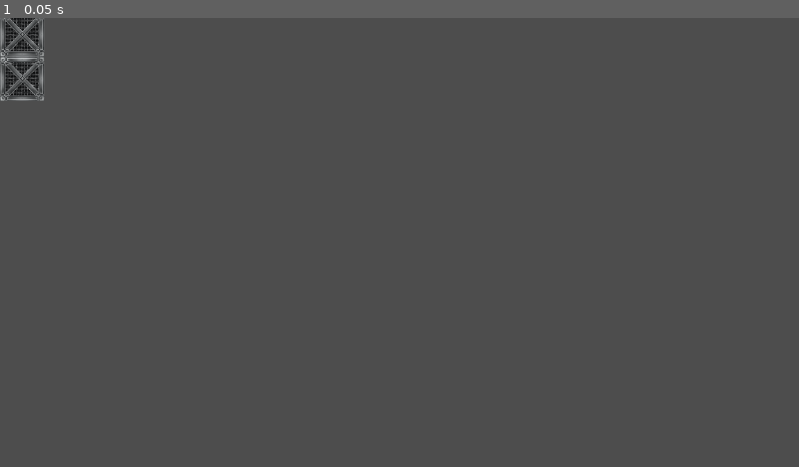
Above: before the commit, frame 1.
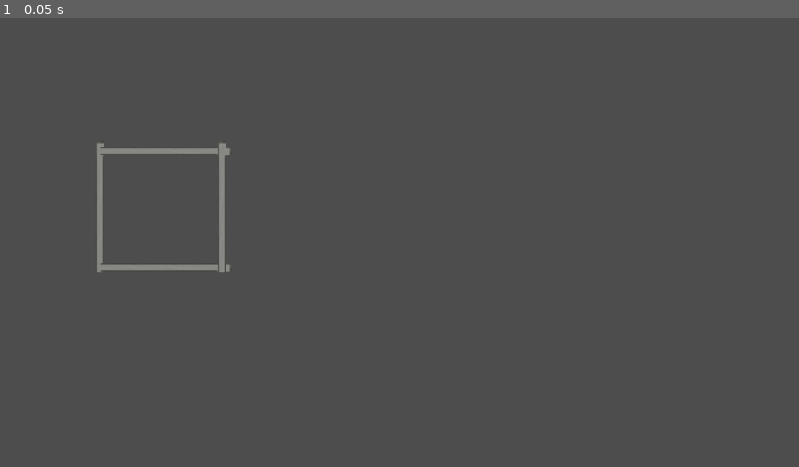
Above: after the commit, the same moment.

Repository: IsaacCepasDeFrutos/IntoTheAlienMaze
Game: Godot game, scene res://mapa.tscn
Same seed, same stepped clock (60 frames per second), same inputs: the game is played once before the commit and once after it. The project has no main scene, so this scene is started directly.
Inputs:
- Up to frame 1 (0.05 s): no input

The runs differ from the first frame. In frame 1, 1.3% of the frame differs, in the area x 0-29%, y 0-57%.

Commit message:
pRUEBA PAREDES

Diff:
--- a/intothealienmaze/mapa.tscn
+++ b/intothealienmaze/mapa.tscn
@@ -1,25 +1,65 @@
-[gd_scene load_steps=3 format=3 uid="uid://dli2j71g5eg5g"]
+[gd_scene load_steps=5 format=3 uid="uid://dli2j71g5eg5g"]
 
 [ext_resource type="Texture2D" uid="uid://cwy7taasnn3mk" path="res://sprites/sprite/suelo1.png" id="1_qjnva"]
+[ext_resource type="Texture2D" uid="uid://by7bbh6llq0hu" path="res://sprites/sprite/pared_izquierda1.png" id="2_1nbas"]
 
 [sub_resource type="RectangleShape2D" id="RectangleShape2D_iitvh"]
 size = Vector2(64, 64)
 
+[sub_resource type="RectangleShape2D" id="RectangleShape2D_pl3wr"]
+size = Vector2(6.86956, 50.2545)
+
 [node name="Node2D" type="Node2D"]
+position = Vector2(72, 40)
 
 [node name="TileMap" type="TileMap" parent="."]
 format = 2
 
-[node name="Sprite2D" type="Sprite2D" parent="TileMap"]
-position = Vector2(32, 24)
+[node name="Sprite2D2" type="Sprite2D" parent="TileMap"]
+position = Vector2(-120, 104)
 texture = ExtResource("1_qjnva")
 
-[node name="CollisionShape2D" type="CollisionShape2D" parent="TileMap/Sprite2D"]
+[node name="CollisionShape2D" type="CollisionShape2D" parent="TileMap/Sprite2D2"]
 shape = SubResource("RectangleShape2D_iitvh")
 
-[node name="Sprite2D" type="Sprite2D" parent="TileMap/Sprite2D"]
-position = Vector2(0, 64)
-texture = ExtResource("1_qjnva")
+[node name="Sprite2D3" type="Sprite2D" parent="TileMap"]
+position = Vector2(72, 232)
+scale = Vector2(1.64286, 3.50926)
+texture = ExtResource("2_1nbas")
 
-[node name="CollisionShape2D" type="CollisionShape2D" parent="TileMap/Sprite2D/Sprite2D"]
-shape = SubResource("RectangleShape2D_iitvh")
+[node name="CollisionShape2D" type="CollisionShape2D" parent="TileMap/Sprite2D3"]
+position = Vector2(0, 2.3304)
+scale = Vector2(1, 1)
+shape = SubResource("RectangleShape2D_pl3wr")
+
+[node name="Sprite2D4" type="Sprite2D" parent="TileMap"]
+position = Vector2(168, 320)
+rotation = 1.5708
+scale = Vector2(1.64286, 3.50926)
+texture = ExtResource("2_1nbas")
+
+[node name="CollisionShape2D" type="CollisionShape2D" parent="TileMap/Sprite2D4"]
+position = Vector2(0, 2.3304)
+scale = Vector2(1, 1)
+shape = SubResource("RectangleShape2D_pl3wr")
+
+[node name="Sprite2D5" type="Sprite2D" parent="TileMap"]
+position = Vector2(168, 152)
+rotation = 1.5708
+scale = Vector2(1.64286, 3.50926)
+texture = ExtResource("2_1nbas")
+
+[node name="CollisionShape2D" type="CollisionShape2D" parent="TileMap/Sprite2D5"]
+position = Vector2(0, 2.3304)
+scale = Vector2(1, 1)
+shape = SubResource("RectangleShape2D_pl3wr")
+
+[node name="Sprite2D6" type="Sprite2D" parent="TileMap"]
+position = Vector2(248, 232)
+scale = Vector2(1.64286, 3.50926)
+texture = ExtResource("2_1nbas")
+
+[node name="CollisionShape2D" type="CollisionShape2D" parent="TileMap/Sprite2D6"]
+position = Vector2(0, 2.3304)
+scale = Vector2(1, 1)
+shape = SubResource("RectangleShape2D_pl3wr")
Binary file added: intothealienmaze/sprites/sprite/pared_derecho1.png
Not shown, added: intothealienmaze/sprites/sprite/pared_derecho1.png.import
Binary file added: intothealienmaze/sprites/sprite/pared_izquierda1.png
Not shown, added: intothealienmaze/sprites/sprite/pared_izquierda1.png.import
Binary file added: intothealienmaze/sprites/sprite/pared_suelo1.png
Not shown, added: intothealienmaze/sprites/sprite/pared_suelo1.png.import
